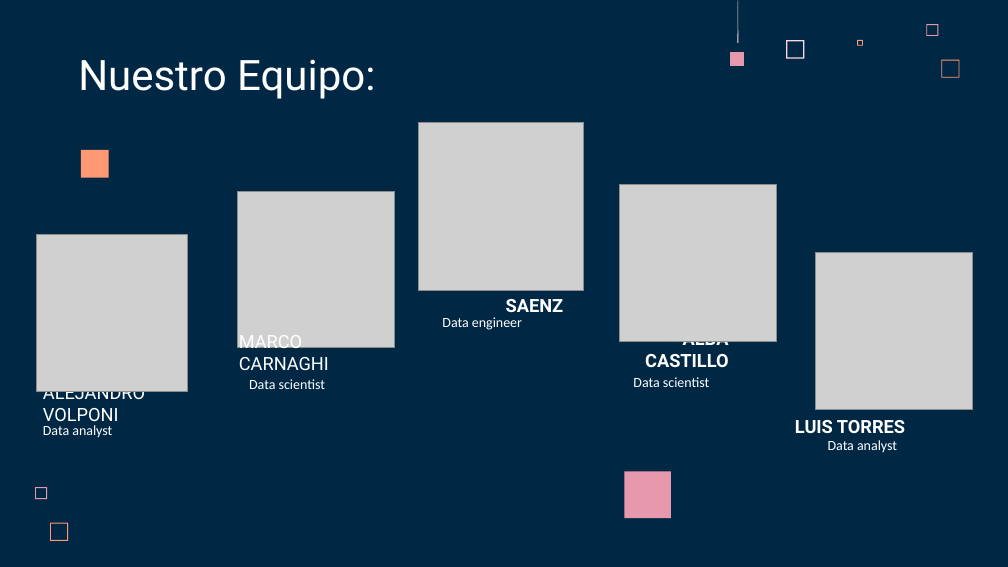
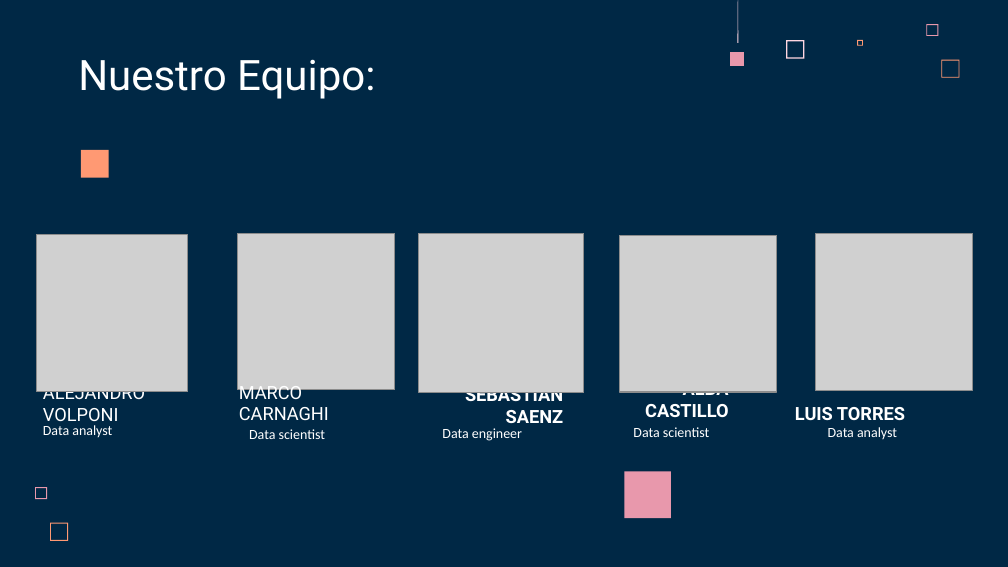
Before and after one commit to volpo/PG_YELP_GOOGLE_MAPS, a slide deck: slide 2 of Presentacion-Demo-1.pptx. Drawn at 1008x567 pixels with LibreOffice and Linux fonts; fonts in the diff are those of the drawing; grey boxes stand for pictures. Boxes give left, top, right and bottom in pixels: in the first picture for what was removed or moved away, otherwise in the second. Text is boxed around its words. In the diff, an @@ line names an element or a change of style, - is before the commit and + after.

```diff
--- a/Presentacion-Demo-1.pptx
+++ b/Presentacion-Demo-1.pptx
@@ picture: place and size @@
-picture at <box>238,192,395,349</box>
+picture at <box>238,233,395,390</box>
@@ picture: place and size @@
-picture at <box>419,122,585,290</box>
+picture at <box>419,233,585,392</box>
@@ picture: place and size @@
-picture at <box>815,252,973,409</box>
+picture at <box>815,233,973,390</box>
@@ text "SEBASTIAN SAENZ" rewrapped from <box>465,290,563,312</box> to <box>465,392,563,423</box> @@
@@ text "LUIS TORRES": place and size @@
-text "LUIS TORRES" at <box>795,420,905,433</box>
+text "LUIS TORRES" at <box>795,407,905,420</box>
@@ 2 texts, 1 picture, 1 title, 1 subtitle: place and size @@
-2 texts, 1 picture, 1 title, 1 subtitle at <box>239,184,777,389</box>
+2 texts, 1 picture, 1 title, 1 subtitle at <box>239,235,777,439</box>
@@ text "Data engineer": place and size @@
-text "Data engineer" at <box>442,317,522,330</box>
+text "Data engineer" at <box>442,428,522,441</box>
@@ text "Data analyst": place and size @@
-text "Data analyst" at <box>828,440,897,453</box>
+text "Data analyst" at <box>828,427,897,440</box>
```
Also in this commit, not shown: 3 other slides changed.
